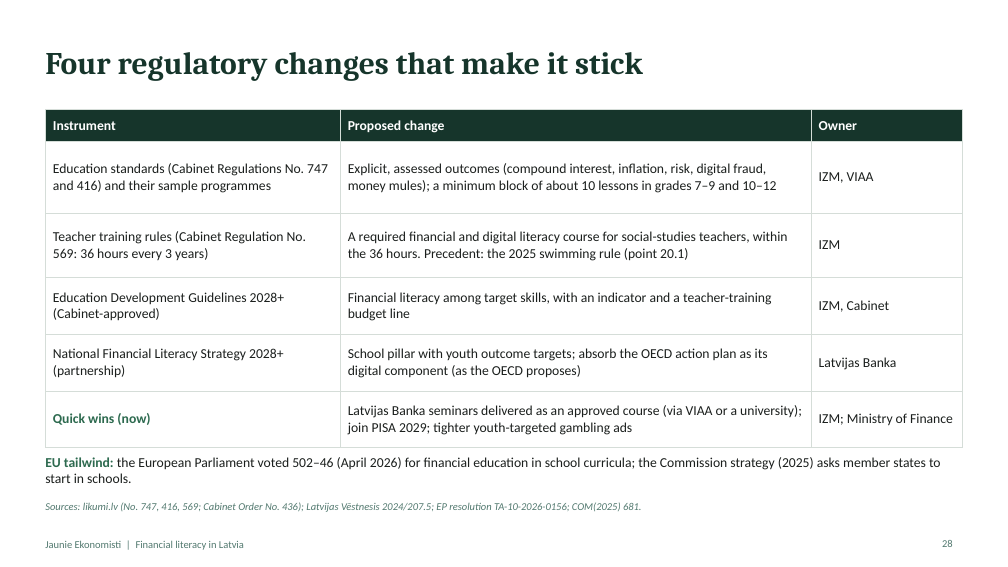
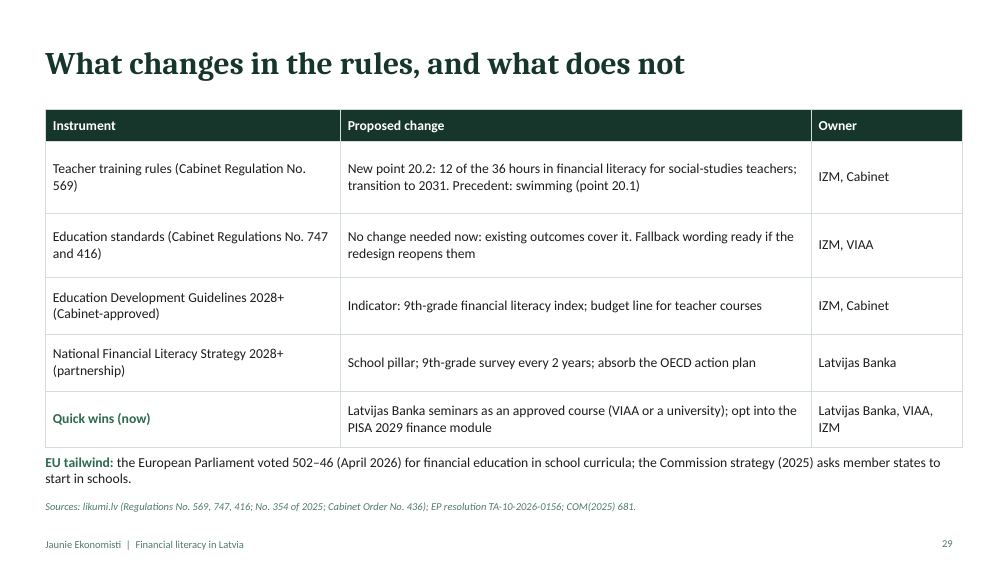
Before and after one commit to ArtisLV890/Elective-Impact-Making-for-the-Competitiveness-and-Data-Driven-Decisions-2026-2027, a slide deck: slide 29 of financial-literacy/presentation/Financial literacy in Latvia - presentation.pptx (slide 28 before the commit). Drawn at 1008x567 pixels with LibreOffice and Linux fonts; fonts in the diff are those of the drawing. Boxes give left, top, right and bottom in pixels: in the first picture for what was removed or moved away, otherwise in the second. Text is boxed around its words. In the diff, an @@ line names an element or a change of style, - is before the commit and + after.

```diff
--- a/financial-literacy/presentation/Financial literacy in Latvia - presentation.pptx
+++ b/financial-literacy/presentation/Financial literacy in Latvia - presentation.pptx
@@ title at <box>45,52,685,81</box>: text changed @@
-Four regulatory changes that make it stick
+What changes in the rules, and what does not
@@ table at <box>45,110,963,436</box> @@
-row 2: Education standards (Cabinet Regulations No. 747 and 416) and their sample programmes | Explicit, assessed outcomes (compound interest, inflation, risk, digital fraud, money mules); a minimum block of about 10 lessons in grades 7–9 and 10–12 | IZM, VIAA
+row 2: Teacher training rules (Cabinet Regulation No. 569) | New point 20.2: 12 of the 36 hours in financial literacy for social-studies teachers; transition to 2031. Precedent: swimming (point 20.1) | IZM, Cabinet
-row 3: Teacher training rules (Cabinet Regulation No. 569: 36 hours every 3 years) | A required financial and digital literacy course for social-studies teachers, within the 36 hours. Precedent: the 2025 swimming rule (point 20.1) | IZM
+row 3: Education standards (Cabinet Regulations No. 747 and 416) | No change needed now: existing outcomes cover it. Fallback wording ready if the redesign reopens them | IZM, VIAA
-row 4, column 2: Financial literacy among target skills, with an indicator and a teacher-training budget line
+row 4, column 2: Indicator: 9th-grade financial literacy index; budget line for teacher courses
-row 5, column 2: School pillar with youth outcome targets; absorb the OECD action plan as its digital component (as the OECD proposes)
+row 5, column 2: School pillar; 9th-grade survey every 2 years; absorb the OECD action plan
-row 6, column 2: Latvijas Banka seminars delivered as an approved course (via VIAA or a university); join PISA 2029; tighter youth-targeted gambling ads
+row 6, column 2: Latvijas Banka seminars as an approved course (VIAA or a university); opt into the PISA 2029 finance module
-row 6, column 3: IZM; Ministry of Finance
+row 6, column 3: Latvijas Banka, VIAA, IZM
@@ text at <box>45,502,637,512</box>: text changed @@
-Sources: likumi.lv (No. 747, 416, 569; Cabinet Order No. 436); Latvijas Vēstnesis 2024/207.5; EP resolution TA-10-2026-0156; COM(2025) 681.
+Sources: likumi.lv (Regulations No. 569, 747, 416; No. 354 of 2025; Cabinet Order No. 436); EP resolution TA-10-2026-0156; COM(2025) 681.
```
Also in this commit, not shown: 12 other slides changed, 4 slides added, 1 slide removed, 9 other files.
